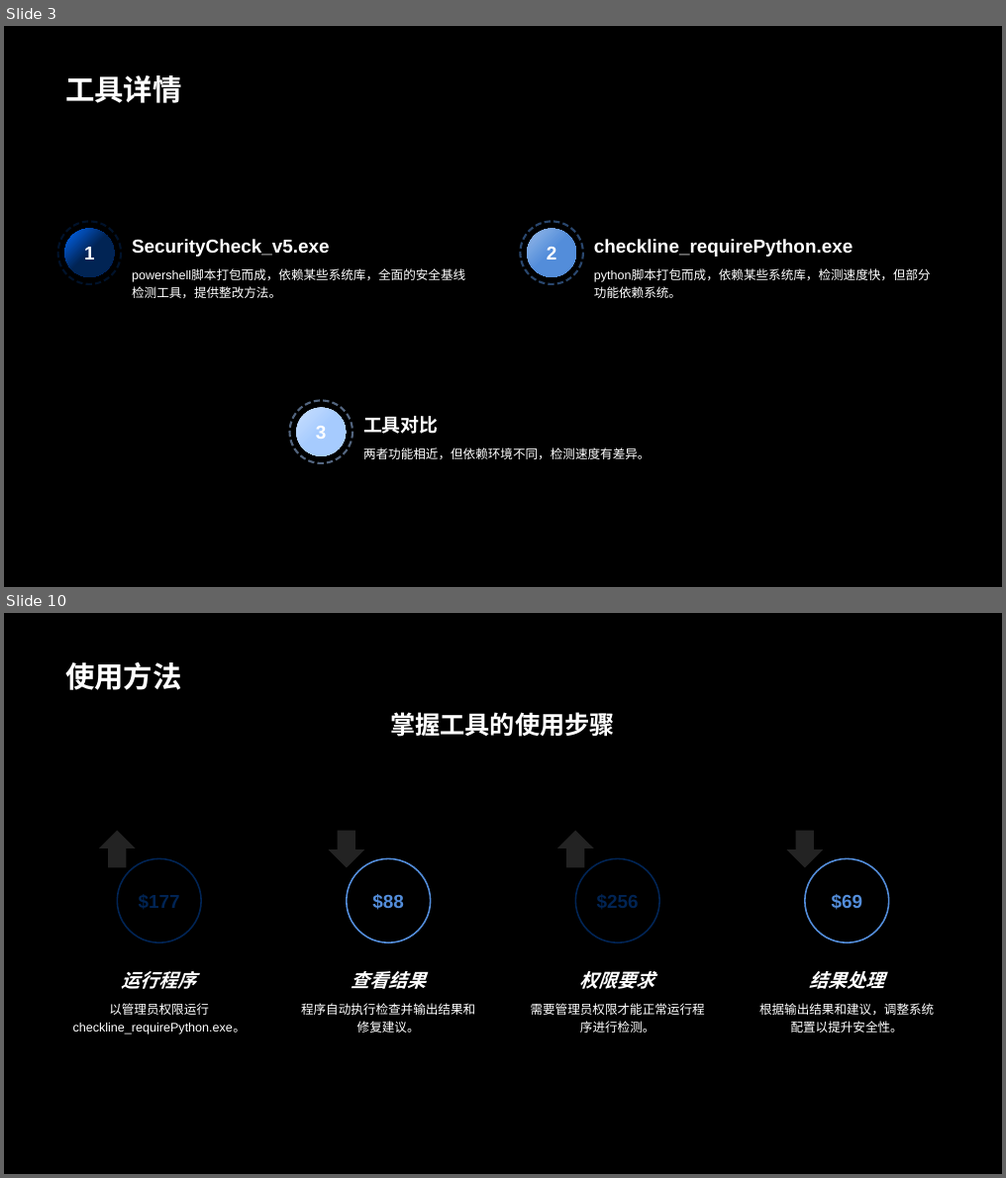
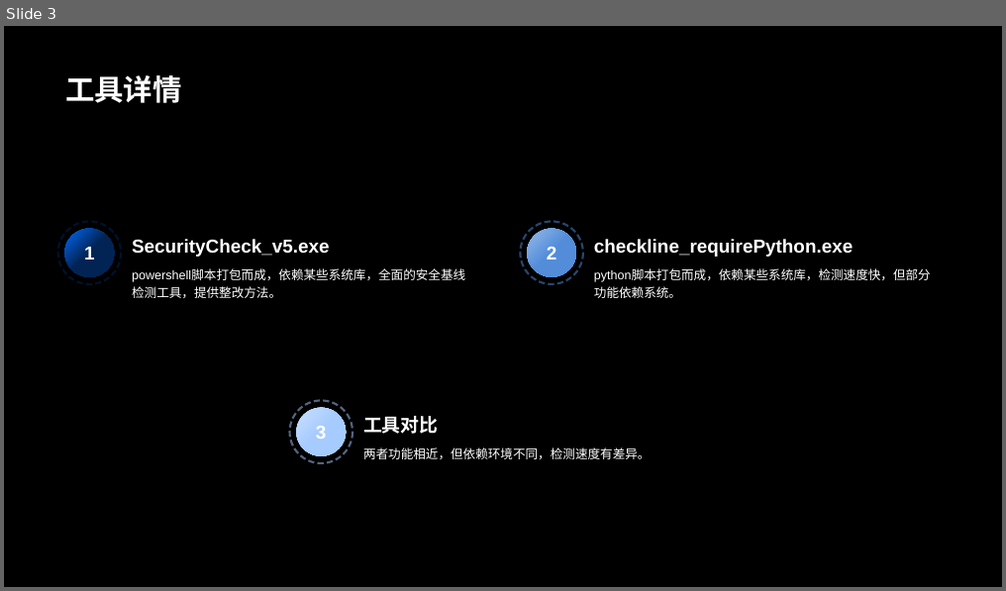
Before and after one commit to ferrarif1/STTools, a slide deck: BaseLineCheck/安全基线检查.pptx. Shown one above the other, each under a label of ours: slides 3 and 10 before the commit, slide 3 after it; the slides between them are not shown. The pictures are 1006x1178 and 1006x591 pixels, drawn with LibreOffice and Linux fonts; fonts in the diff are those of the drawing. Boxes give left, top, right and bottom in pixels: in the first picture for what was removed or moved away, otherwise in the second. Text is boxed around its words. In the diff, an @@ line names an element or a change of style, - is before the commit and + after.

```diff
--- a/BaseLineCheck/安全基线检查.pptx
+++ b/BaseLineCheck/安全基线检查.pptx
@@ slide 10 removed at (4,613,1002,1174), background #000000 @@
@@ title removed at (65,662,181,690) @@
-使用方法
@@ group removed at (73,712,934,1035): 9 texts, 4 ellipses, 4 up arrows @@
-掌握工具的使用步骤
-运行程序
-以管理员权限运行checkline_requirePython.exe。
-$88
-查看结果
-程序自动执行检查并输出结果和修复建议。
-权限要求
-需要管理员权限才能正常运行程序进行检测。
-$69
-结果处理
-根据输出结果和建议，调整系统配置以提升安全性。
```
Also in this commit, not shown: 4 slides changed, 1 slide added, 3 other slides removed, 2 other files.
